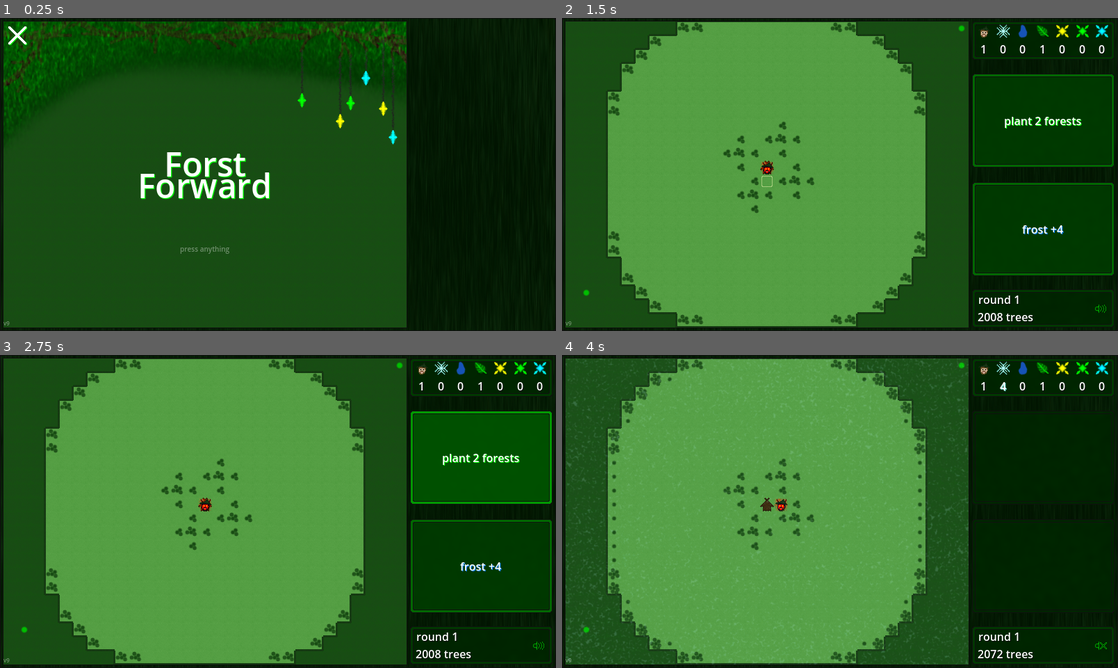
Above: before the commit, frames 1-4 (two rows, left to right).
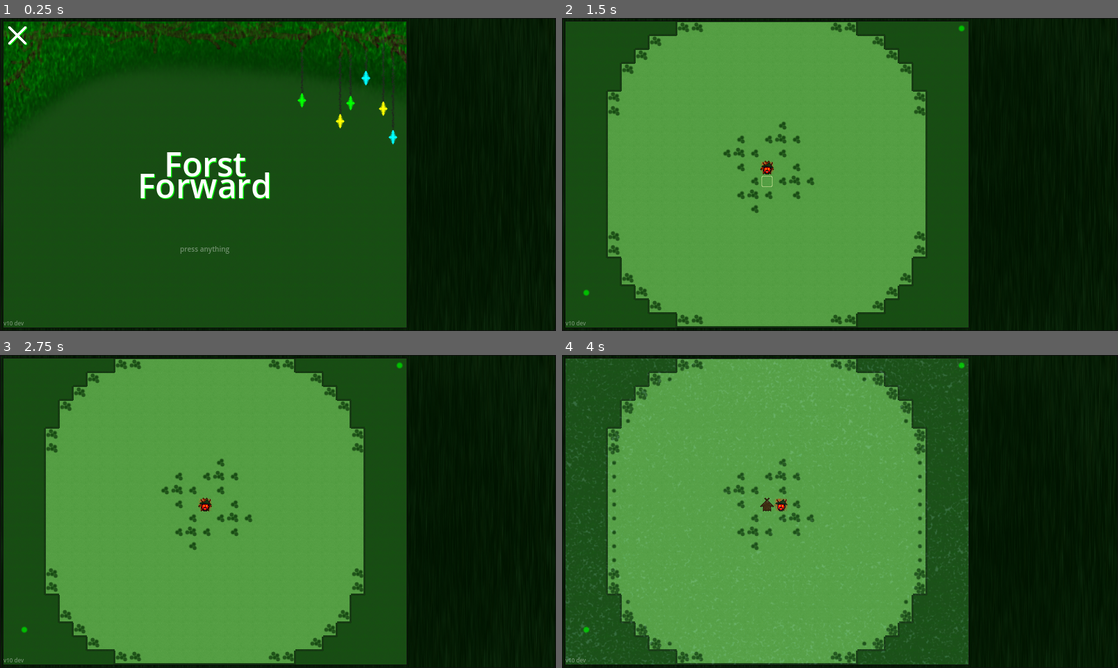
Above: after the commit, the same moments.

Repository: TriffnixXIV/ForstForward
Game: Godot game, scene res://Scenes/ForstForward.tscn
Same seed, same stepped clock (60 frames per second), same inputs: the game is played once before the commit and once after it. Sound files missing from this copy of the repository are replaced by a short silence.
Inputs (mouse positions are in pixels of both pictures, inside the frame that each line leads up to):
- Up to frame 1 (0.25 s): no input
- Up to frame 2 (1.5 s): click (767, 174) at 0.5 s; click (767, 174) at 1.25 s
- Up to frame 3 (2.75 s): click "plant 2 forests" at 2 s
- Up to frame 4 (4 s): click "frost +4" at 2.75 s; click (1101, 646) at 3.5 s

The runs differ from the first frame. In frame 1, less than 0.1% of the frame differs, in the area x 1-5%, y 96-99%; in frame 2, 16%; in frame 3, 16%, in the area x 1-100%, y 1-99%; in frame 4, 1.4%.

Commit message:
treant 1 action per step

Diff:
--- a/Source/Code/ForstForward.gd
+++ b/Source/Code/ForstForward.gd
@@ -1,6 +1,6 @@
 extends Node2D
 
-var version = "v9"
+var version = "v10 dev"
 
 var current_round = 1
 var score = 0
--- a/Source/Code/Map.gd
+++ b/Source/Code/Map.gd
@@ -39,7 +39,7 @@
 var highest_possible_score: int
 
 var base_villager_actions = 12
-var base_treant_actions = 8
+var base_treant_actions = 6
 var base_treant_has_lifespan = false
 var base_treant_lifespan = 40
 var base_treant_death_spread = 20
--- a/Source/Code/Treant.gd
+++ b/Source/Code/Treant.gd
@@ -20,7 +20,7 @@
 	if actions <= 0:
 		return false
 
-	if target_location == null or target_location == cell_position or map.get_building_progress(target_location) == 0:
+	if target_location == null or target_location == cell_position or not is_valid_target(target_location):
 		update_target_location()
 
 	if target_location != null:
@@ -42,14 +42,8 @@
 		var cell = cell_position + diff
 		var damage = map.get_building_progress(cell)
 		var growth = map.get_yield(cell)
-		var value = damage + floori((10 - growth) / 4.0)
+		var value = min(9, damage + floori((10 - growth) / 4.0))
 		map.trees_from_treants += map.increase_yield(cell, value)
-		if damage >= 10:
-			actions -= 1
-			if lifespan > 0: lifespan_left -= 1
-		elif damage > 0:
-			actions -= 0.5
-			if lifespan > 0: lifespan_left -= 0.5
 	map.deaths_to_treants += previous_villager_amount - len(map.villagers)
 
 func set_death_spread(amount: int):
@@ -86,7 +80,7 @@
 			target_location = valid_target
 			current_best_value = target_value
 
-func is_valid_target(cell: Vector2i, _extra):
+func is_valid_target(cell: Vector2i, _extra = null):
 	return evaluate_for_buildings(cell) > 0
 
 func evaluate_for_buildings(cell: Vector2i):
--- a/Source/Code/UpgradeFactory.gd
+++ b/Source/Code/UpgradeFactory.gd
@@ -58,7 +58,7 @@
 							Upgrade.new(UT.treant, UA.actions, map.treant_actions + 2, map.treant_actions))
 
 					available_upgrades.append(
-						Upgrade.new(UT.treant, UA.lifespan, map.treant_actions + 8, map.treant_actions, [5 * (map.treant_actions + 8)]))
+						Upgrade.new(UT.treant, UA.lifespan, map.treant_actions * 2, map.treant_actions, [5 * (map.treant_actions * 2)]))
 
 				else:
 					if total_life_upgrades >= map.treant_actions:
--- a/Source/Scenes/ForstForward.tscn
+++ b/Source/Scenes/ForstForward.tscn
@@ -364,6 +364,7 @@
 vertical_alignment = 1
 
 [node name="MaskedBackground" type="Sprite2D" parent="."]
+z_index = 2
 texture = ExtResource("27_7p77l")
 centered = false
 
Not shown, changed: Source/Text/Changelog.txt
Not shown, changed: Source/Text/Todo.txt
